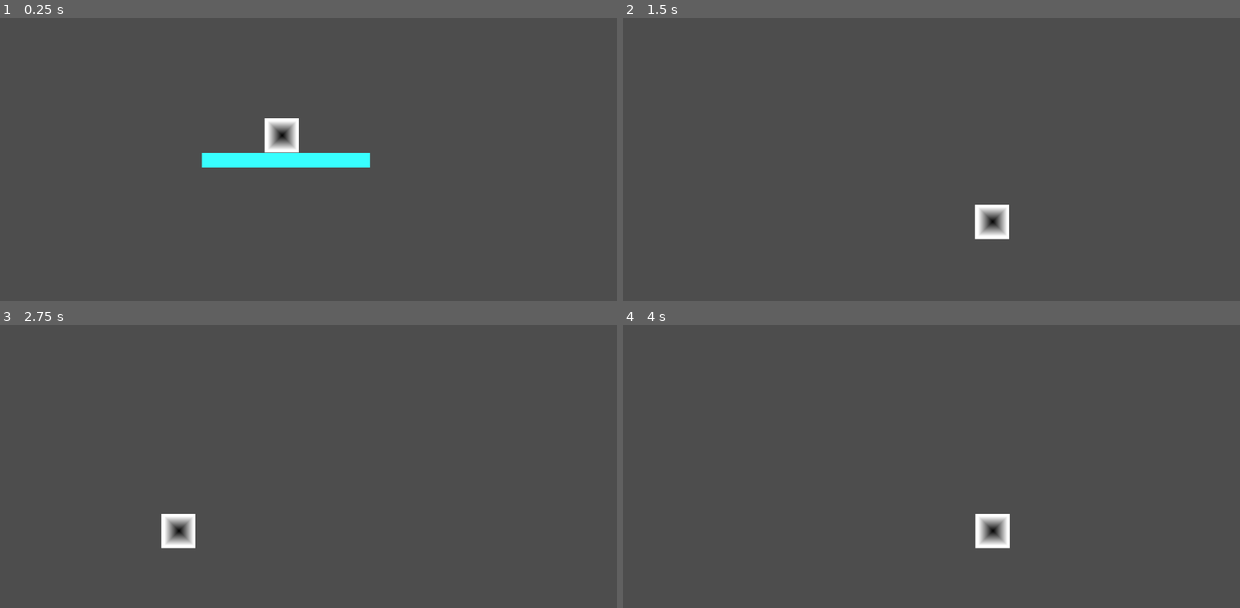
Above: before the commit, frames 1-4 (two rows, left to right).
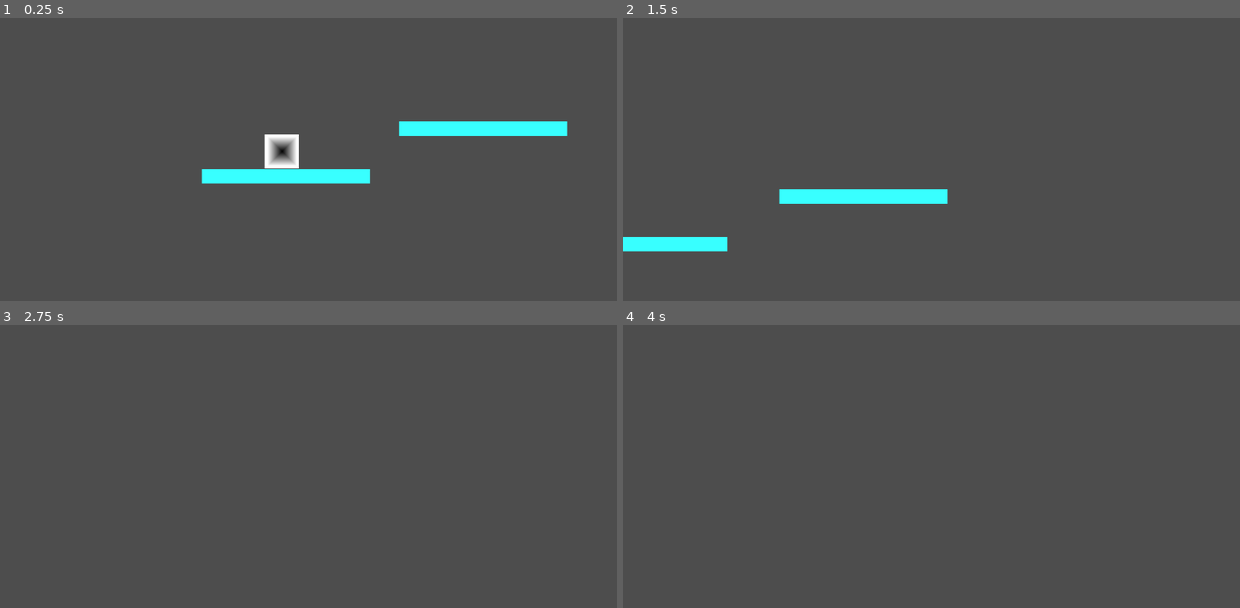
Above: after the commit, the same moments.

Repository: RedHeadEagles/Cafe-Bog-Game-Jam
Game: Godot game, scene res://scenes/world.tscn
Same seed, same stepped clock (60 frames per second), same inputs: the game is played once before the commit and once after it.
Inputs:
- Up to frame 1 (0.25 s): no input
- Up to frame 2 (1.5 s): hold Space (jump) 0.53-1.28 s; hold Right (right) from 0.53 s (still down); tap Space (jump) at 1.35 s
- Up to frame 3 (2.75 s): tap Space (jump) at 1.52, 1.82 s; tap Enter at 2 s; release Right (right) at 2.03 s; hold Left (left) from 2.03 s (still down); hold Space (jump) from 2.03 s (still down)
- Up to frame 4 (4 s): release Left (left) at 2.78 s; release Space (jump) at 2.78 s; hold Right (right) from 2.78 s (still down); tap Space (jump) at 2.85, 3.02, 3.32 s; hold Space (jump) from 3.53 s (still down)

The runs differ from the first frame. In frame 1, 4.8% of the frame differs, in the area x 32-92%, y 35-59%; in frame 2, 2.9%; in frame 3, 0.6%; in frame 4, 0.6%.

Commit message:
camera and jump improvements

Diff:
--- a/scenes/human.tscn
+++ b/scenes/human.tscn
@@ -26,4 +26,5 @@
 
 [node name="Camera2D" type="Camera2D" parent="."]
 position_smoothing_enabled = true
+drag_vertical_enabled = true
 drag_horizontal_offset = 0.6
--- a/scenes/world.tscn
+++ b/scenes/world.tscn
@@ -12,6 +12,38 @@
 [node name="Human" parent="." instance=ExtResource("1_nnsk1")]
 position = Vector2(104, -42)
 collision_mask = 2
+
+[node name="Platform3" type="StaticBody2D" parent="."]
+position = Vector2(734, -143)
+collision_layer = 2
+physics_material_override = SubResource("PhysicsMaterial_rwgxs")
+metadata/_edit_group_ = true
+
+[node name="ColorRect" type="ColorRect" parent="Platform3"]
+offset_right = 314.0
+offset_bottom = 27.0
+color = Color(0.219608, 1, 1, 1)
+
+[node name="CollisionShape2D" type="CollisionShape2D" parent="Platform3"]
+position = Vector2(157, 13)
+shape = SubResource("RectangleShape2D_4wyf3")
+debug_color = Color(0.115006, 0.591448, 0.7233, 0.42)
+
+[node name="Platform2" type="StaticBody2D" parent="."]
+position = Vector2(323, -54)
+collision_layer = 2
+physics_material_override = SubResource("PhysicsMaterial_rwgxs")
+metadata/_edit_group_ = true
+
+[node name="ColorRect" type="ColorRect" parent="Platform2"]
+offset_right = 314.0
+offset_bottom = 27.0
+color = Color(0.219608, 1, 1, 1)
+
+[node name="CollisionShape2D" type="CollisionShape2D" parent="Platform2"]
+position = Vector2(157, 13)
+shape = SubResource("RectangleShape2D_4wyf3")
+debug_color = Color(0.115006, 0.591448, 0.7233, 0.42)
 
 [node name="Platform" type="StaticBody2D" parent="."]
 position = Vector2(-45, 35)
--- a/scripts/move.gd
+++ b/scripts/move.gd
@@ -1,8 +1,8 @@
 extends CharacterBody2D
 
 # how fast the player is
-@export var move_speed = 1000
-@export var jump_speed = 25000
+@export var move_speed = 1100
+@export var jump_speed = 3000
 
 func _ready() -> void:
 	pass
@@ -25,7 +25,15 @@
 		velocity.y -= jump_speed
 
 func _physics_process(delta: float) -> void:
-	velocity = Vector2.ZERO
-	user_input()
-	velocity += get_gravity()
+	velocity.x = 0
+
+	user_input() # get velocity vector from user input
+
+	# fall slower, better jumps?
+	if velocity.y > 0:
+		velocity += get_gravity()
+	else:
+		velocity += get_gravity() / 4
+
+	# takes velocity and puts it into positon with collision detection
 	move_and_slide()
